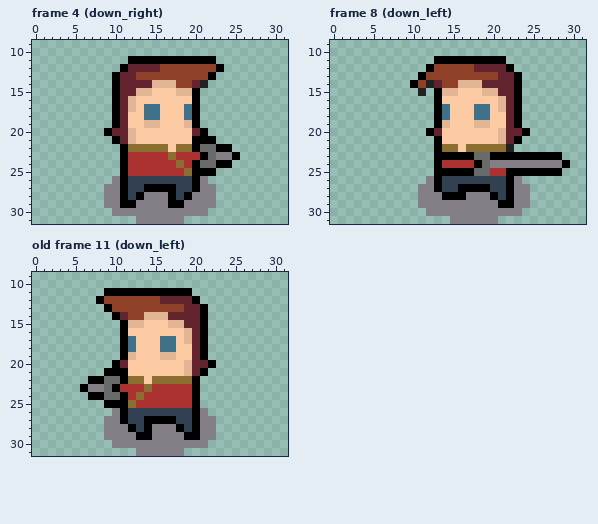
Edited in one commit: pixel-art file (Assets/animations/player/player_idle_attack_slice.aseprite). The picture above is the old version.
32x32 pixels, 27 frames. Shown: frame 4 (down_right): x 0..31, y 9..31; frame 8 (down_left): x 0..31, y 9..31; old frame 11 (down_left): x 0..31, y 9..31. The commit also changed other frames, which this record leaves out.
The result:
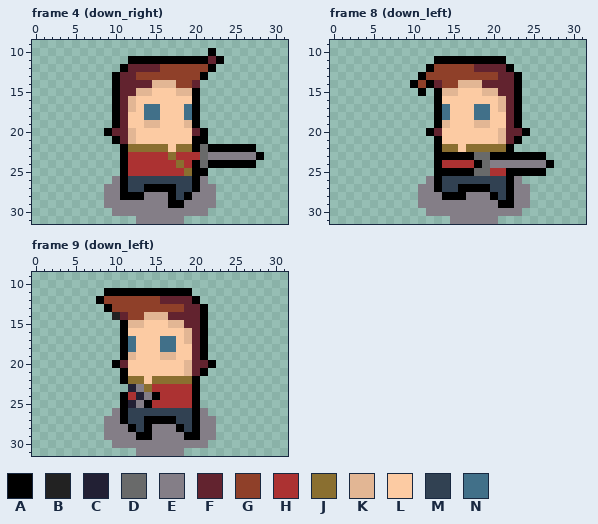
Palette (. is transparent): A #000000  B #222222  C #222034  D #696a6a  E #847e87  F #62232f  G #8f4029  H #ac3232  J #8a6f30  K #e2b694  L #fccba3  M #314152  N #417089
A new or re-ordered frame is compared with the old frame closest to it.
Diff:
frames 27 -> 23
frames re-ordered
Frame 4 (down_right), layer "Sprite":
The edit adds colour A in row 10 at x 22; in row 11 at x 23; in row 22 at x 25 to 27; in row 23 at x 28; in row 24 at x 25 to 27.
Colour D gives way to colour A in row 22 at x 22; in row 24 at x 22.
Colour G gives way to colour A in row 12 at x 22; in row 13 at x 21.
Colour M gives way to colour A in row 28 at x 12.
Colour A gives way to colour D in row 23 at x 21.
The edit adds colour E in row 23 at x 26 to 27.
Colour A gives way to colour E in row 23 at x 25; in row 29 at x 11 to 12.
Colour D gives way to colour E in row 23 at x 22.
Colour A gives way to colour F in row 11 at x 22.
Colour A is gone in row 12 at x 23; in row 13 at x 22; in row 21 at x 22; in row 25 at x 22.
Colour B is gone in row 14 at x 21.
Frame 8 (down_left), layer "Sprite":
Colour B gives way to colour A in row 14 at x 12; in row 15 at x 11; in row 22 at x 22.
Colour E gives way to colour A in row 24 at x 27.
Colour A is gone in row 23 at x 27 to 28; in row 24 at x 29; in row 25 at x 27 to 28.
Colour E is gone in row 24 at x 28.
Frame 9 (down_left) against old frame 11 (down_left), layer "Sprite":
Colour H gives way to colour A in row 24 at x 15; in row 25 at x 14.
Colour A gives way to colour B in row 14 at x 10.
Colour H gives way to colour C in row 23 at x 12.
Colour J gives way to colour C in row 24 at x 13; in row 25 at x 12.
Colour H gives way to colour E in row 23 at x 13; in row 24 at x 14; in row 25 at x 13.
Colour A is gone in row 21 at x 9 to 10; in row 22 at x 7 to 8; in row 23 at x 6 and 10; in row 24 at x 7 to 8; in row 25 at x 9 to 10.
Colour D is gone in row 22 at x 9 to 10; in row 23 at x 9; in row 24 at x 9 to 10.
Colour E is gone in row 23 at x 7 to 8.
Colour H is gone in row 23 at x 11.
